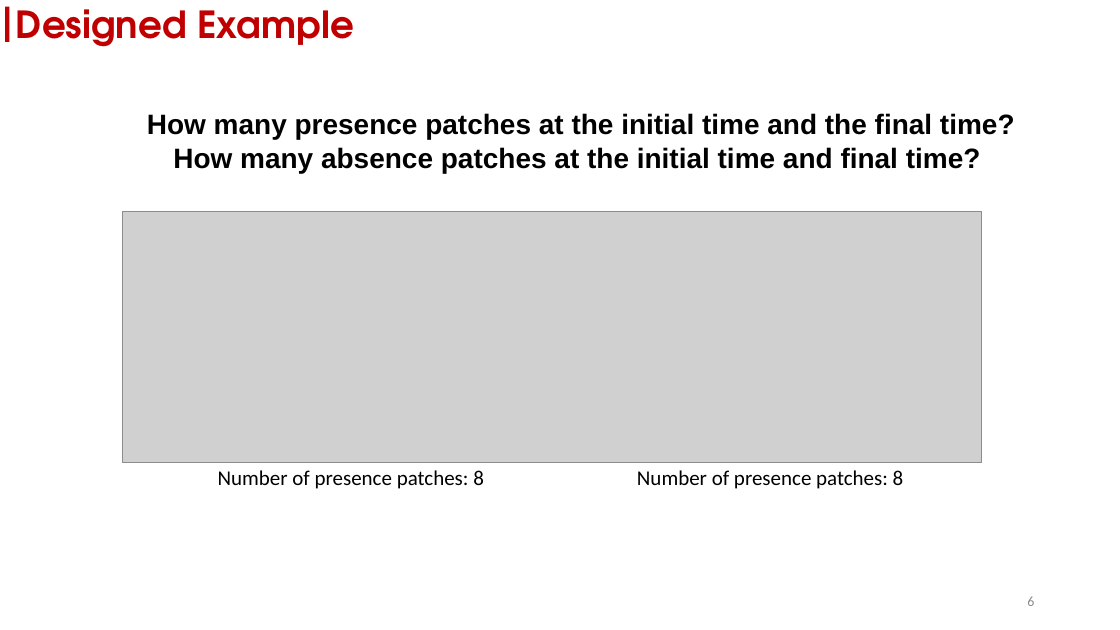
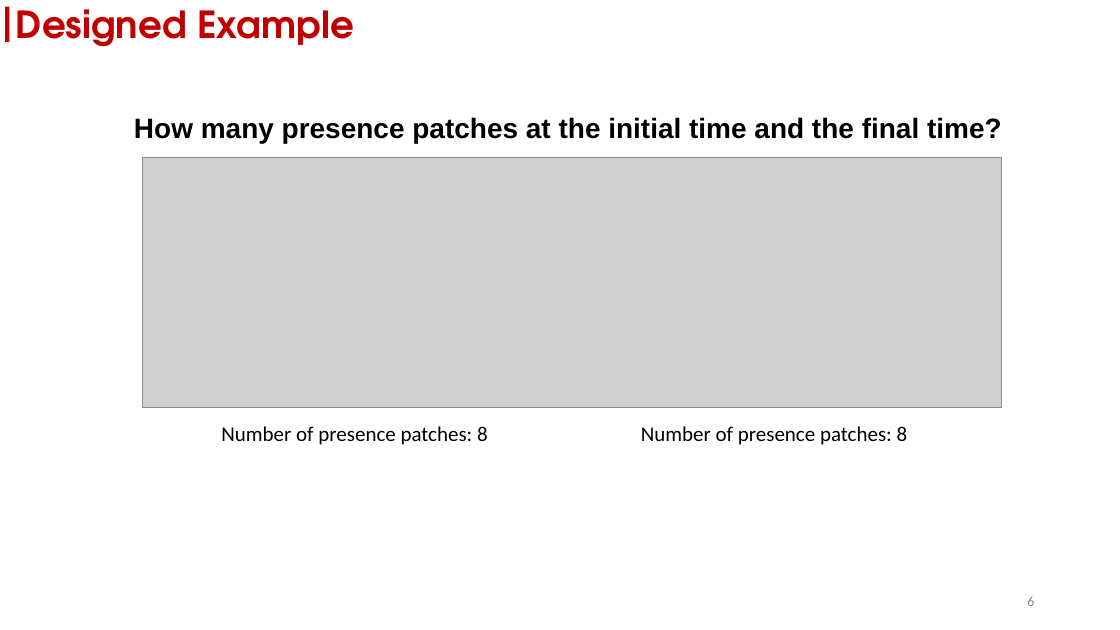
Before and after one commit to zay1996/Workshop_GIStimeseries, a slide deck: slide 6 of assets/slides/workshop_DynamicPATCH.pptx. Drawn at 1120x630 pixels with LibreOffice and Linux fonts; fonts in the diff are those of the drawing; grey boxes stand for pictures. Boxes give left, top, right and bottom in pixels: in the first picture for what was removed or moved away, otherwise in the second. Text is boxed around its words. In the diff, an @@ line names an element or a change of style, - is before the commit and + after.

```diff
--- a/assets/slides/workshop_DynamicPATCH.pptx
+++ b/assets/slides/workshop_DynamicPATCH.pptx
@@ text "How many presence patches at ...": place and size @@
-text "How many presence patches at ..." at (147,113,1015,173)
+text "How many presence patches at ..." at (134,117,1002,143)
@@ text at (173,147,981,173): paragraph removed @@
-  How many absence patches at the initial time and final time?
@@ picture: place and size @@
-picture at (123,212,982,463)
+picture at (143,157,1002,408)
@@ text "Number of presence patches: 8": place and size @@
-text "Number of presence patches: 8" at (218,470,484,489)
+text "Number of presence patches: 8" at (221,426,488,445)
@@ text "Number of presence patches: 8": place and size @@
-text "Number of presence patches: 8" at (637,470,904,489)
+text "Number of presence patches: 8" at (641,426,908,445)
```
Also in this commit, not shown: 5 other slides changed, 21 other files.
